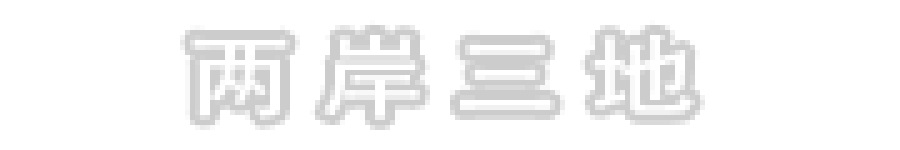
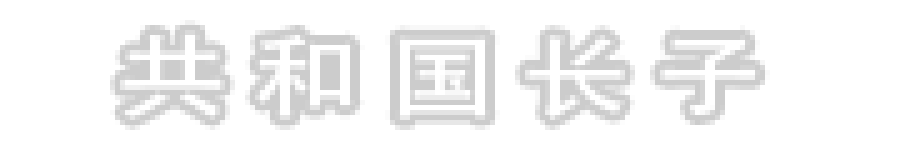
Layers edited between the first and the second 900 x 150 image:
renamed "两岸三地" to "共和国长子", painted on it over [120, 30, 760, 120]
